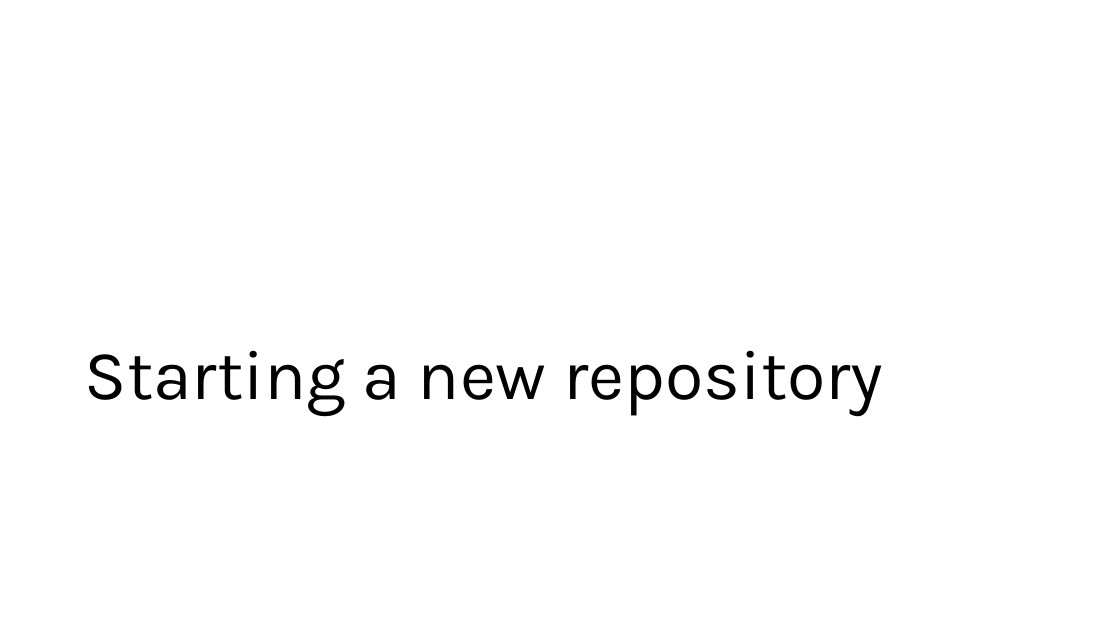
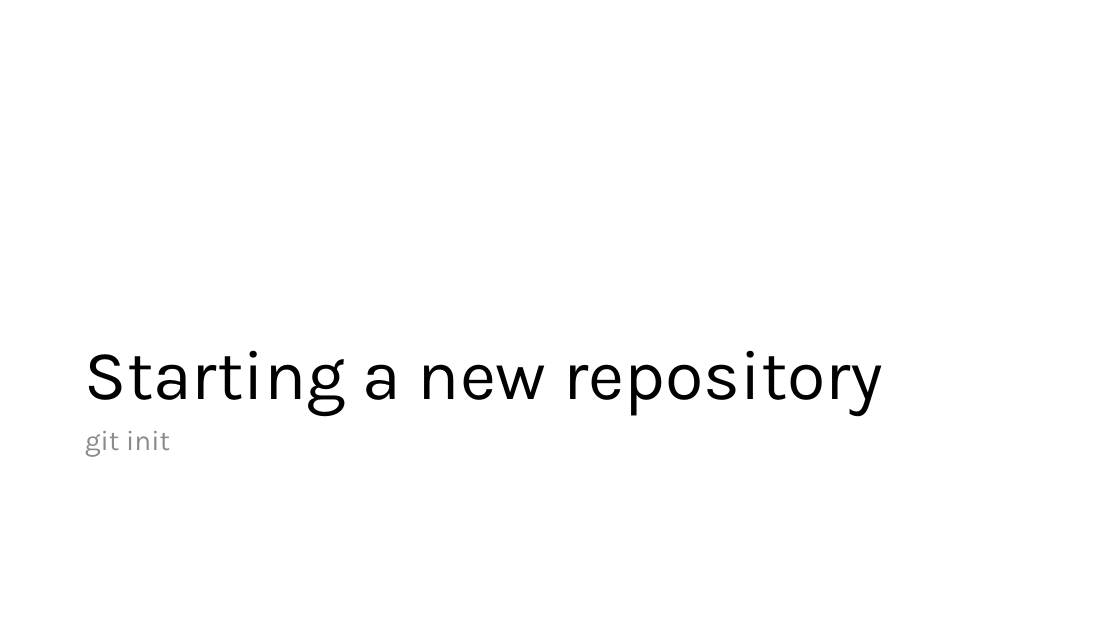
Before and after one commit to BalticMicrosoftDevelopersCommunity/letsbuild-2021, a slide deck: slide 13 of 1.Introduction/GitBasics_BalticMicrosoftDevelopersCommunity_letsbuild2021.pptx (slide 8 before the commit). Drawn at 1120x630 pixels with LibreOffice and Linux fonts; fonts in the diff are those of the drawing. Boxes give left, top, right and bottom in pixels: in the first picture for what was removed or moved away, otherwise in the second. Text is boxed around its words. In the diff, an @@ line names an element or a change of style, - is before the commit and + after.

```diff
--- a/1.Introduction/GitBasics_BalticMicrosoftDevelopersCommunity_letsbuild2021.pptx
+++ b/1.Introduction/GitBasics_BalticMicrosoftDevelopersCommunity_letsbuild2021.pptx
@@ text added at [85, 431, 170, 456], 24 pt, text #8C8C8C @@
+git init
```
Also in this commit, not shown: 10 other slides changed, 10 slides added, 3 slides removed.
